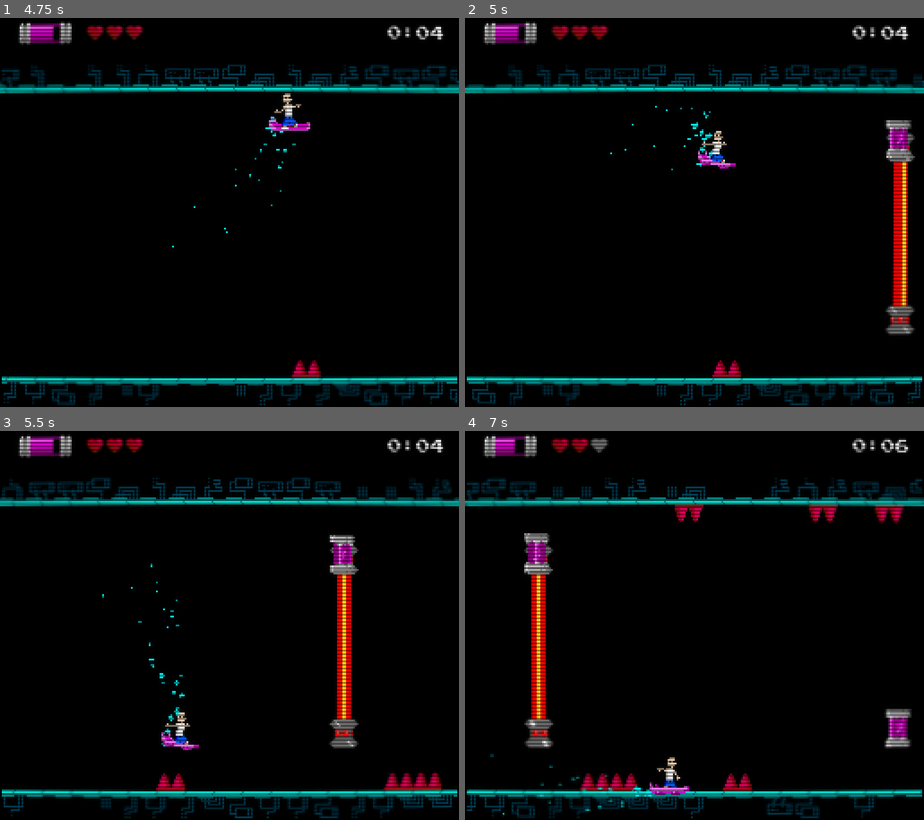
Above: before the commit, frames 1-4 (two rows, left to right).
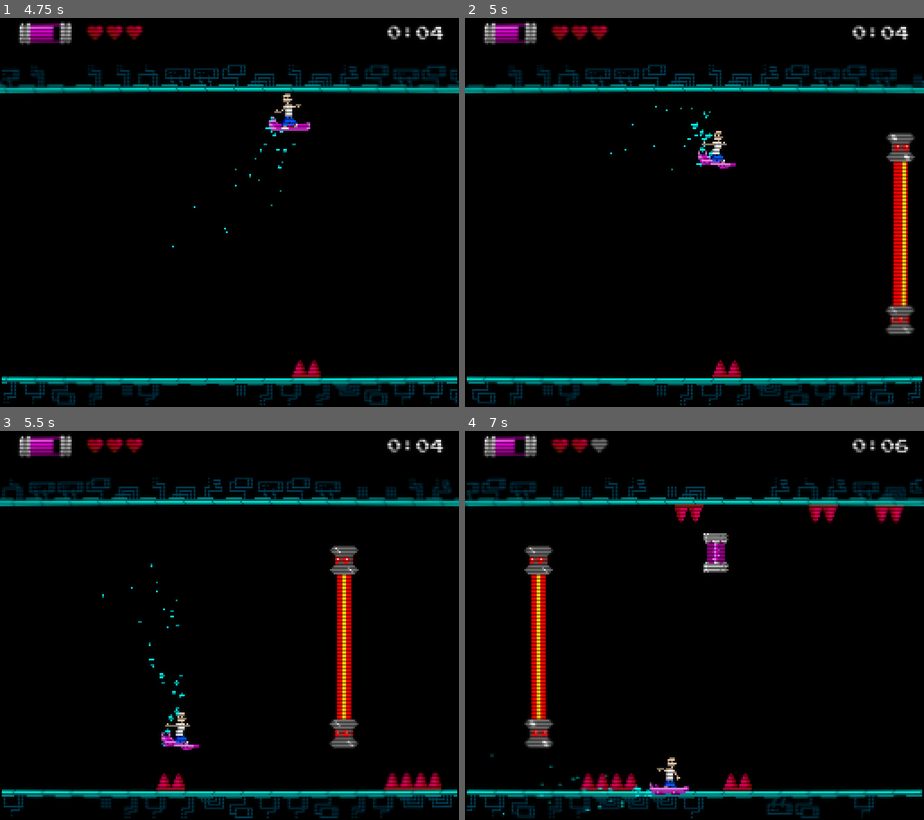
Above: after the commit, the same moments.

Repository: kernel00ps/Hoverbald
Game: Godot game, scene res://scenes/main_menu.tscn
Two runs of this game, one before a commit and one after it. Both use one fixed random seed, a clock stepped at 60 frames per second and the inputs below. Sound files missing from this copy of the repository are replaced by a short silence.
Inputs:
- Up to frame 1 (4.75 s): click "Play" at 0.5 s; hold D (RIGHT) 1.28-2.03 s; hold S (DOWN) 2.03-2.78 s; hold D (RIGHT) 2.78-3.53 s; hold Space (UP) 3.53-4.28 s; hold A (LEFT) from 4.28 s (still down)
- Up to frame 2 (5 s): keep holding A (LEFT)
- Up to frame 3 (5.5 s): keep holding A (LEFT)
- Up to frame 4 (7 s): release A (LEFT) at 5.78 s; hold S (DOWN) 5.78-6.53 s; hold D (RIGHT) from 6.53 s (still down)

Frame 1 is identical in both runs. In frame 2, 0.4% of the frame differs, in the area x 91-98%, y 26-36%; in frame 3, 0.4%; in frame 4, 1.4%, in the area x 12-98%, y 26-82%.

Commit message:
Fixed pickup-spawning

Diff:
--- a/scripts/main.gd
+++ b/scripts/main.gd
@@ -18,6 +18,7 @@
 
 var game_over_screen: CanvasLayer
 
+const SPAWN_DISTANCE: int = 100
 
 func _ready() -> void:
 	obstacle_list = get_node("Obstacles")
@@ -65,6 +66,9 @@
 	var pickup_energy: PickupEnergy = pickup_energy_scene.instantiate()
 	pickup_energy.picked_up.connect(player_picked_up_energy)
 	pickup_energy_list.add_child(pickup_energy)
+	for obstacle in obstacle_list.get_children():
+		if abs(pickup_energy.position.x - obstacle.position.x) < SPAWN_DISTANCE:
+			pickup_energy.position.x += SPAWN_DISTANCE
 
 func remove_offscreen_pickups() -> void:
 	for pickup in pickup_energy_list.get_children():
--- a/scripts/obstacle.gd
+++ b/scripts/obstacle.gd
@@ -100,3 +100,6 @@
 	#nekad je ovo toliko malo da samo mora da nema scale
 	if $MiddleArea.scale.y < 0.001:
 		$MiddleArea.scale.y = 1
+
+func get_rect() -> Rect2:
+	return Rect2(position - scale * PIXEL_SIZE / 2, scale * PIXEL_SIZE)
--- a/scripts/pickup_energy.gd
+++ b/scripts/pickup_energy.gd
@@ -5,6 +5,7 @@
 signal picked_up
 
 const PIXEL_SIZE: int = 16
+
 
 func _ready() -> void:
 	var viewport_size = get_viewport().get_visible_rect().size
@@ -24,3 +25,6 @@
 	if body.name == "Player":
 		emit_signal("picked_up")
 		queue_free()
+
+func get_rect() -> Rect2:
+	return Rect2(position - scale * PIXEL_SIZE / 2, scale * PIXEL_SIZE)
